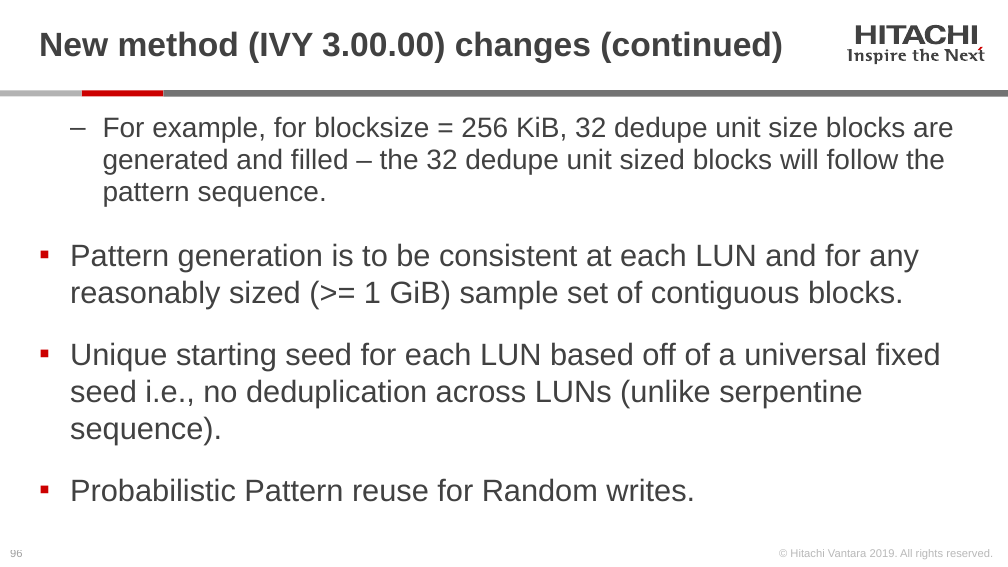
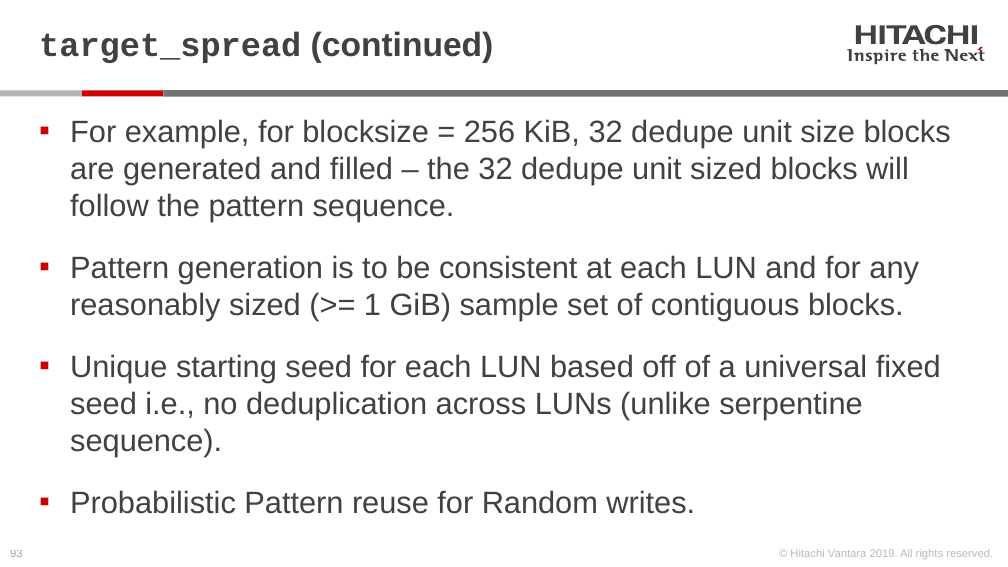
Before and after one commit to Hitachi-Data-Systems/ivy, a slide deck: slide 93 of doc/Programming the ivy engine.pptx (slide 96 before the commit). Drawn at 1008x567 pixels with LibreOffice and Linux fonts; fonts in the diff are those of the drawing. Boxes give left, top, right and bottom in pixels: in the first picture for what was removed or moved away, otherwise in the second. Text is boxed around its words. In the diff, an @@ line names an element or a change of style, - is before the commit and + after.

Commit message:
change default blocksize to 8 KiB, add updated Programming The Ivy Engine

```diff
--- a/doc/Programming the ivy engine.pptx
+++ b/doc/Programming the ivy engine.pptx
@@ title at [39, 31, 494, 63]: text changed; font Arial to Courier New @@
-New method (IVY 3.00.00) changes (continued)
+target_spread (continued)
@@ text at [70, 119, 951, 222]: size 20 to 22 pt in "For example, for blocksize = 256 KiB, ..."; bullet ‒ to ▪; list level 2 to 1 in "For example, for blocksize = ..."; line spacing 0.95 to 1 @@
```
Also in this commit, not shown: 14 other slides changed, 2 slides added, 5 slides removed, 2 other files.
